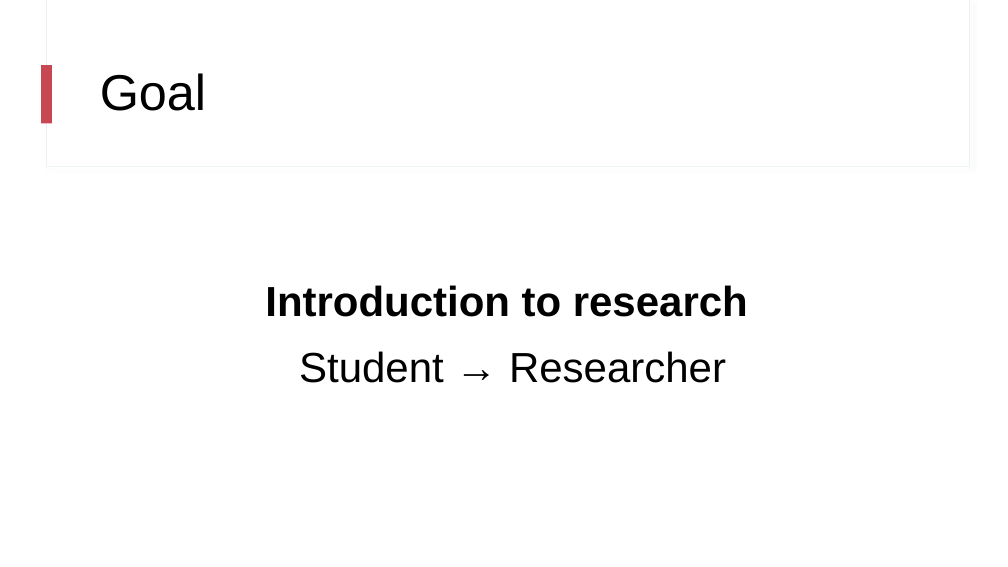
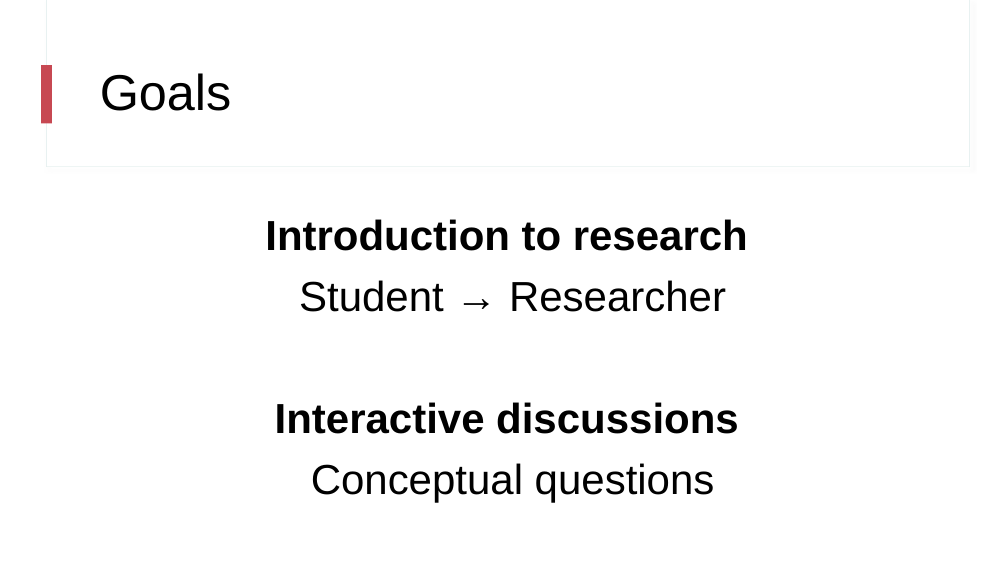
Before and after one commit to nslavov/SlavovLab, a slide deck: slide 3 of teaching/NS_1.pptx. Drawn at 1008x567 pixels with LibreOffice and Linux fonts; fonts in the diff are those of the drawing. Boxes give left, top, right and bottom in pixels: in the first picture for what was removed or moved away, otherwise in the second. Text is boxed around its words. In the diff, an @@ line names an element or a change of style, - is before the commit and + after.

```diff
--- a/teaching/NS_1.pptx
+++ b/teaching/NS_1.pptx
@@ title at (x1=100, y1=73, x2=232, y2=111): text changed @@
-Goal
+Goals
@@ text at (x1=265, y1=219, x2=748, y2=312): line spacing 1.1 to 1 @@
@@ text at (x1=275, y1=402, x2=738, y2=502): paragraphs added @@
+Interactive discussions
+Conceptual questions
```
Also in this commit, not shown: 5 other slides changed.
